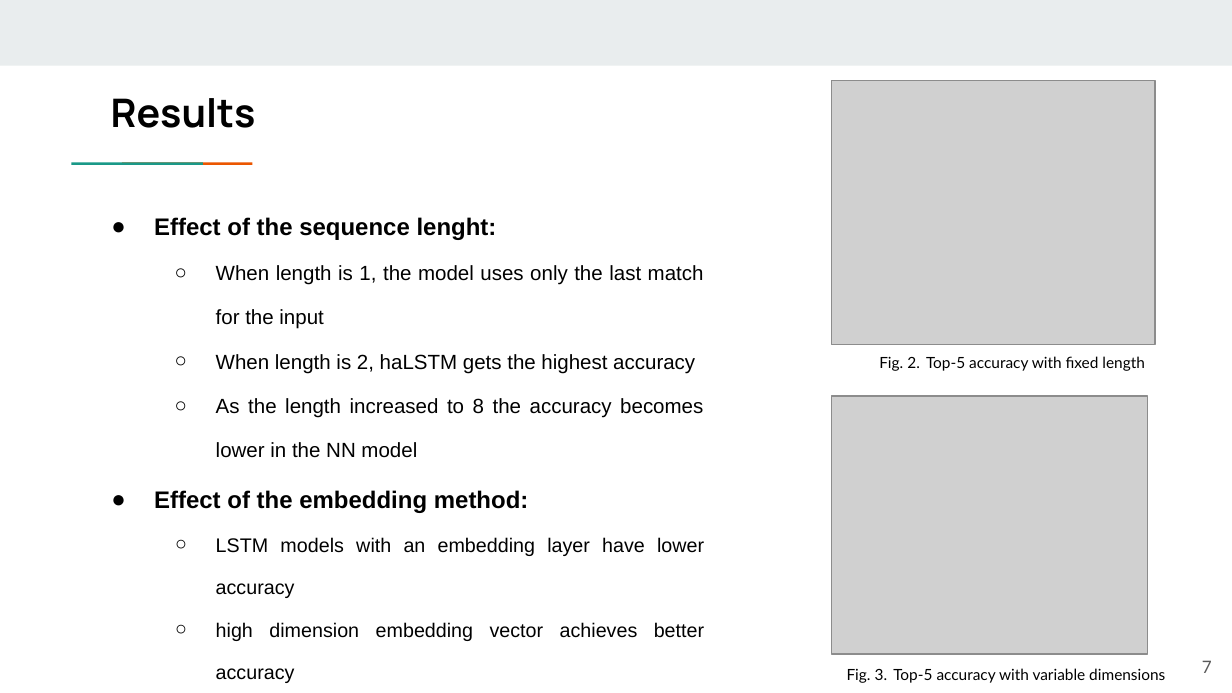
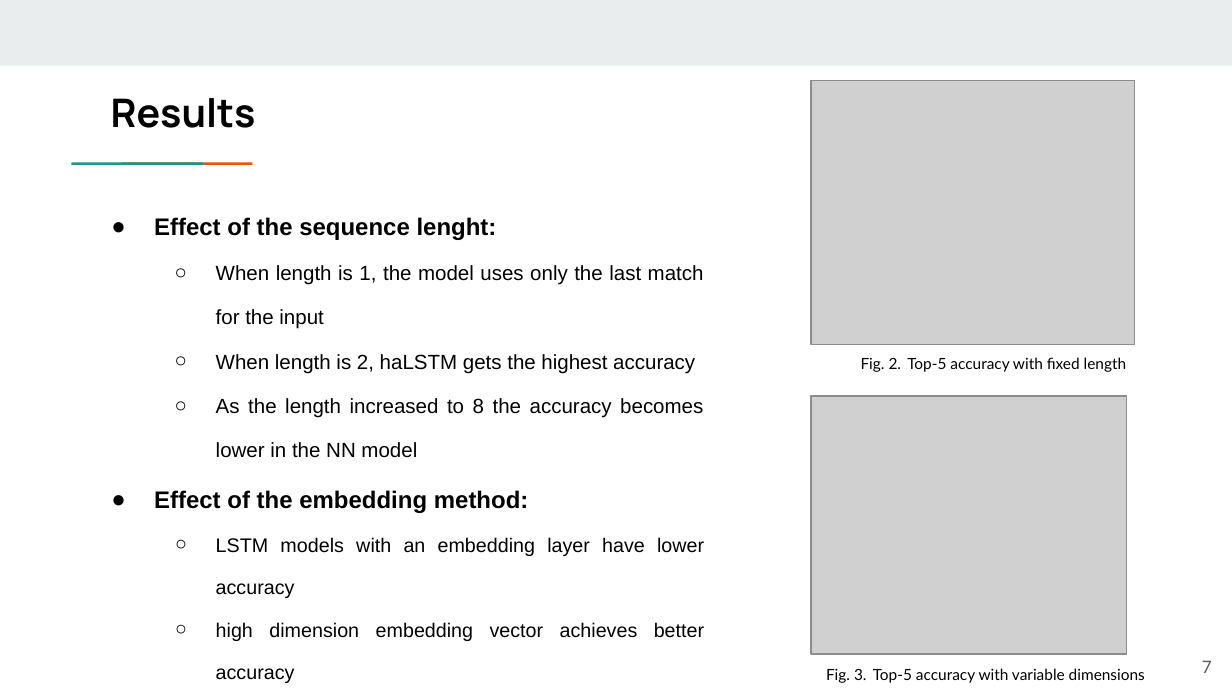
Before and after one commit to sifatkamal/CSE431, a slide deck: slide 7 of submission2/431_Group 25_Task 2_20101231.pptx. Drawn at 1232x693 pixels with LibreOffice and Linux fonts; fonts in the diff are those of the drawing; grey boxes stand for pictures. Boxes give left, top, right and bottom in pixels: in the first picture for what was removed or moved away, otherwise in the second. Text is boxed around its words. In the diff, an @@ line names an element or a change of style, - is before the commit and + after.

```diff
--- a/submission2/431_Group 25_Task 2_20101231.pptx
+++ b/submission2/431_Group 25_Task 2_20101231.pptx
@@ text "Fig. 2. Top-5 accuracy with ...": place and size @@
-text "Fig. 2. Top-5 accuracy with ..." at (879, 356, 1145, 371)
+text "Fig. 2. Top-5 accuracy with ..." at (861, 357, 1127, 372)
@@ 2 pictures, 1 text: place and size @@
-2 pictures, 1 text at (832, 80, 1165, 683)
+2 pictures, 1 text at (811, 80, 1145, 683)
```
Also in this commit, not shown: 1 slide added.
